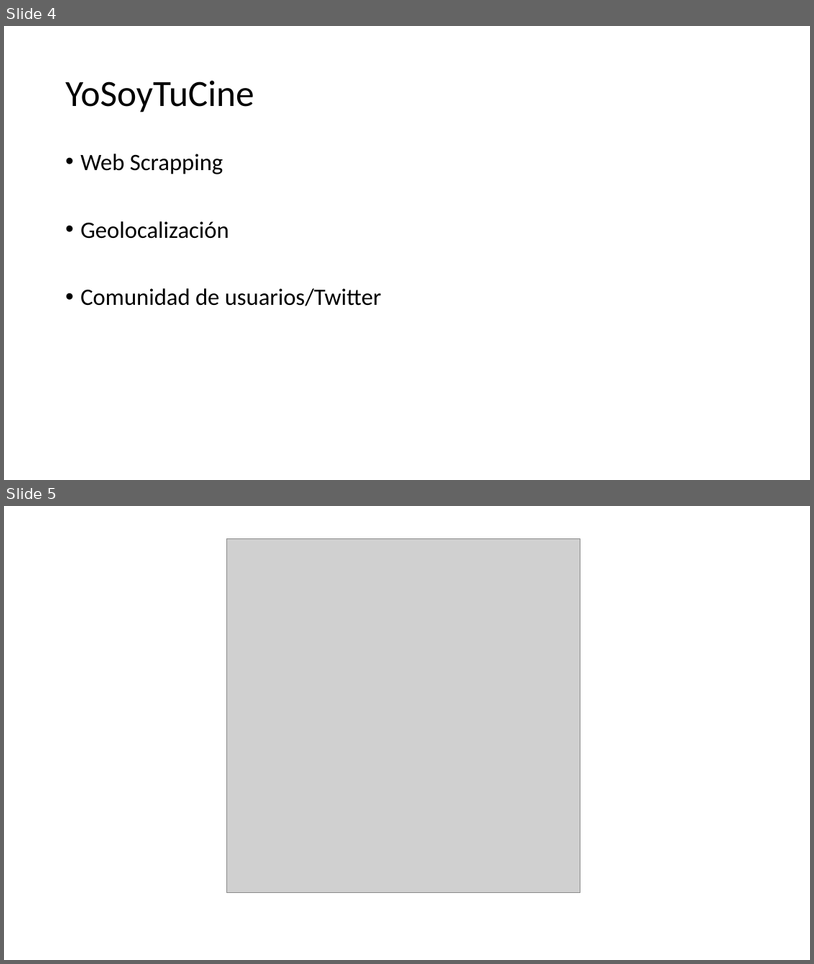
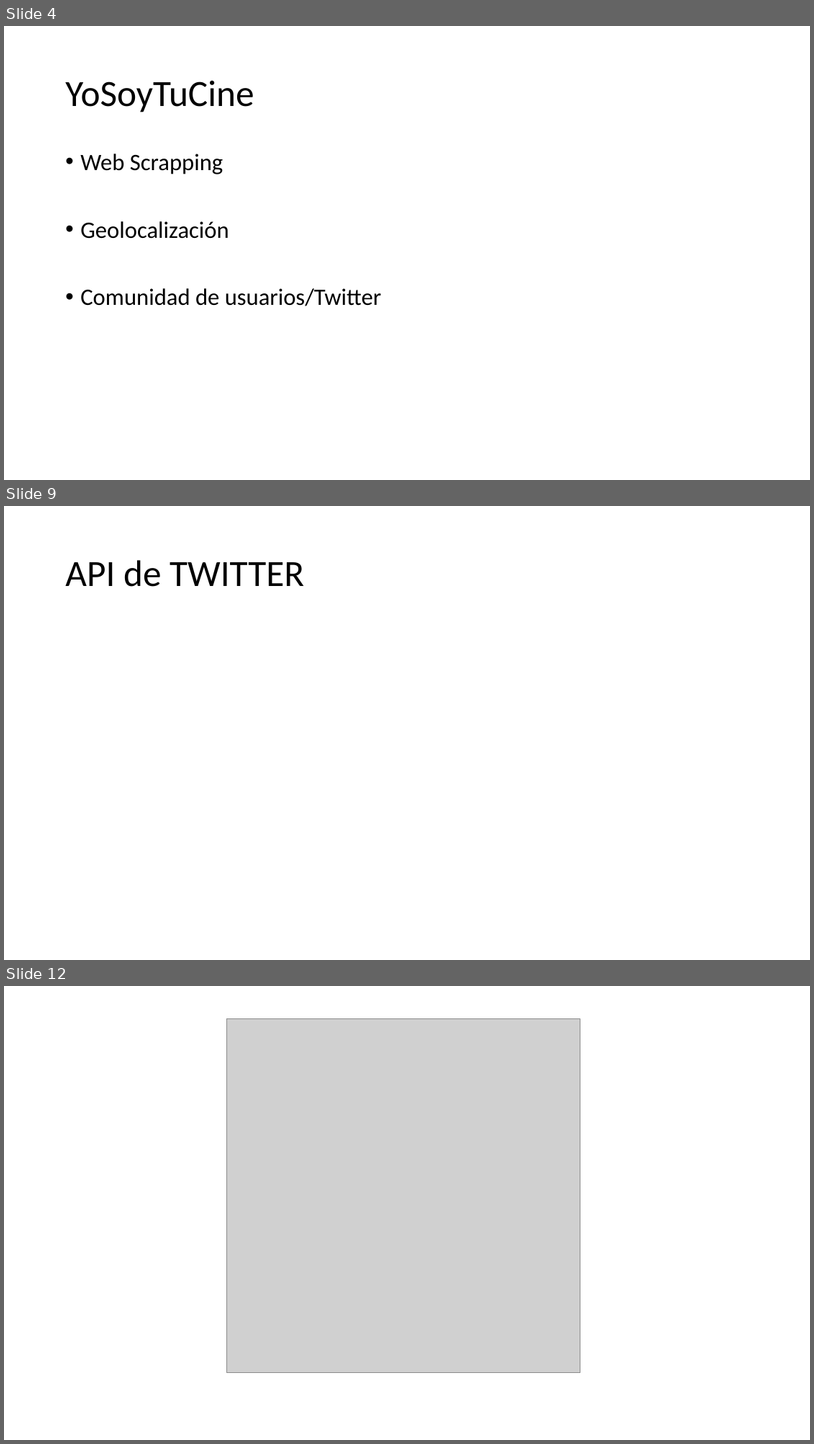
Before and after one commit to DavidLunaF/YoSoyTuCine, a slide deck: DOCUMENTACION PROYECTO/presentacion YSTC.pptx. Shown one above the other, each under a label of ours: slides 4 and 5 before the commit, slides 4, 9 and 12 after it; the slides between them are not shown. The pictures are 814x964 and 814x1444 pixels, drawn with LibreOffice and Linux fonts; fonts in the diff are those of the drawing; grey boxes stand for pictures. Boxes give left, top, right and bottom in pixels: in the first picture for what was removed or moved away, otherwise in the second. Text is boxed around its words. In the diff, an @@ line names an element or a change of style, - is before the commit and + after.

```diff
--- a/DOCUMENTACION PROYECTO/presentacion YSTC.pptx
+++ b/DOCUMENTACION PROYECTO/presentacion YSTC.pptx
@@ slide 9 added at (4, 506, 810, 960), background #FFFFFF @@
@@ title added at (65, 560, 304, 587), 44 pt, text #000000 @@
+API de TWITTER
@@ what was slide 5 is now slide 12 @@
```
Also in this commit, not shown: 1 slide changed, 18 other slides added, 2 other files.
